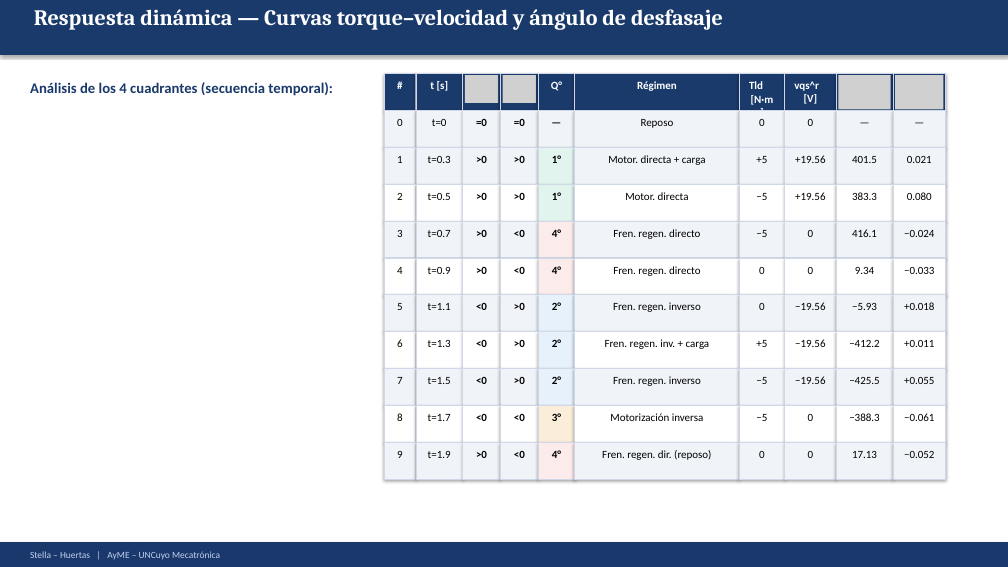
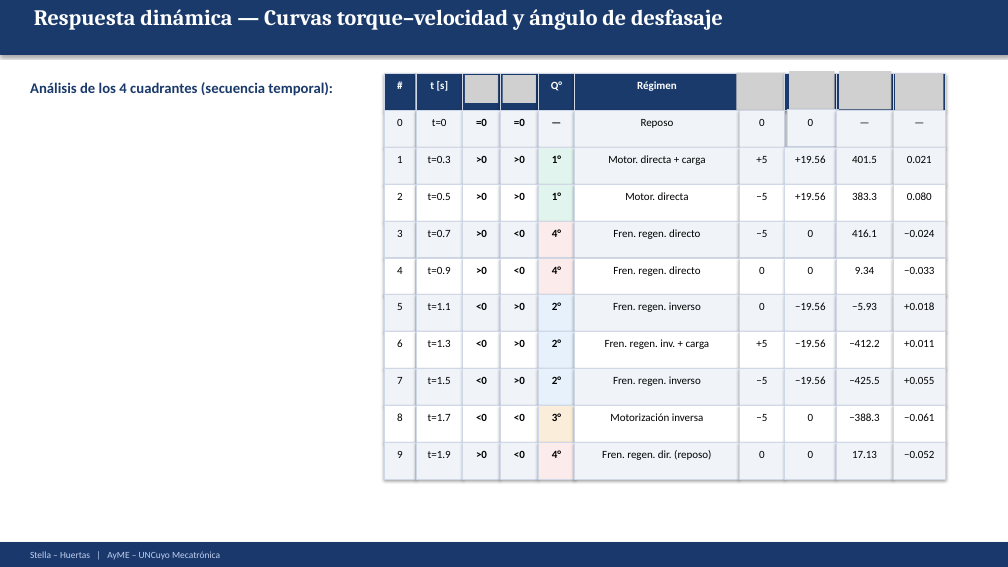
Before and after one commit to Juan-Stella/Automatica-y-maquinas-electricas-final, a slide deck: slide 52 of Presentación/AyME_Stella_Huertas_Presentacion1.pptx. Drawn at 1008x567 pixels with LibreOffice and Linux fonts; fonts in the diff are those of the drawing; grey boxes stand for pictures. Boxes give left, top, right and bottom in pixels: in the first picture for what was removed or moved away, otherwise in the second. Text is boxed around its words. In the diff, an @@ line names an element or a change of style, - is before the commit and + after.

```diff
--- a/Presentación/AyME_Stella_Huertas_Presentacion1.pptx
+++ b/Presentación/AyME_Stella_Huertas_Presentacion1.pptx
@@ picture added at box(737, 73, 786, 111) @@
@@ text removed at box(749, 81, 774, 105) @@
-Tld
-[N·m]
@@ picture added at box(789, 71, 835, 111) @@
@@ text removed at box(794, 81, 819, 104) @@
-vqs^r
-[V]
@@ picture: place and size @@
-picture at box(839, 75, 891, 109)
+picture at box(839, 71, 892, 110)
```
Also in this commit, not shown: 1 other slide changed.
